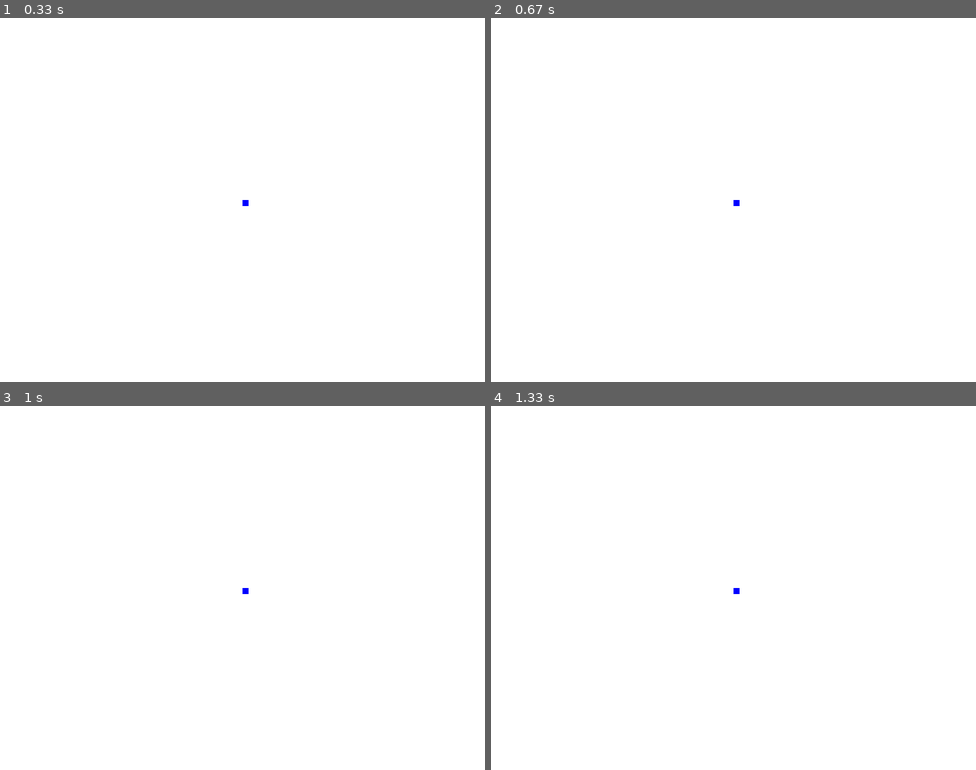
Above: before the commit, frames 1-4 (two rows, left to right).
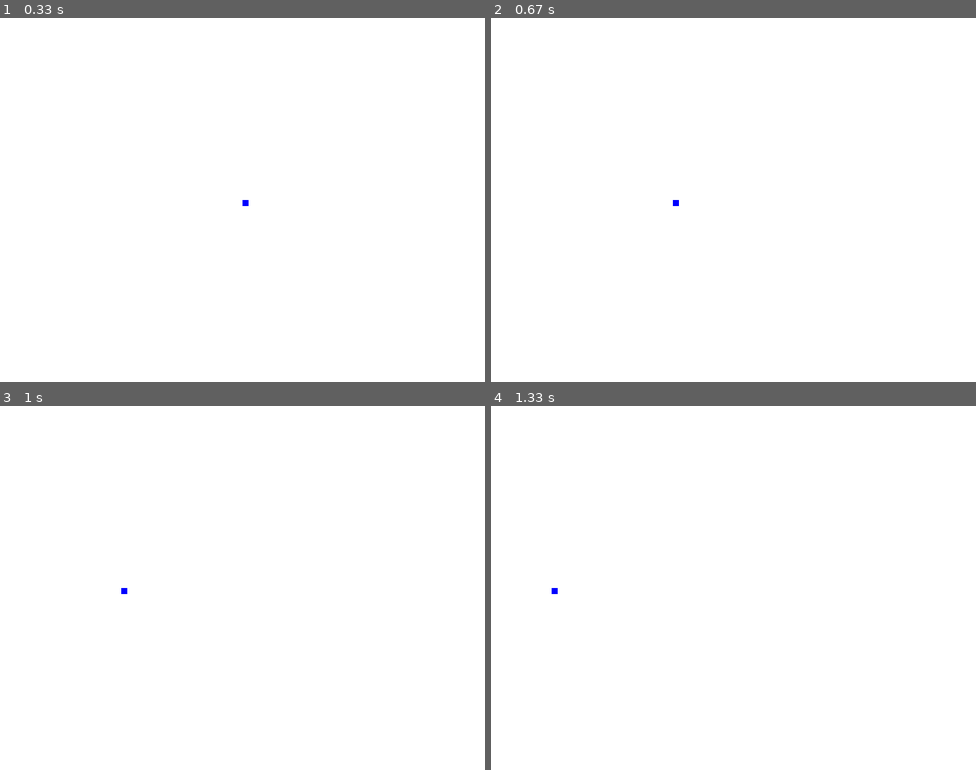
Above: after the commit, the same moments.

Repository: pgubka/python-class
Game: pygame game, started from snake2/snake_phase2.py
Same seed, same stepped clock (60 frames per second), same inputs: the game is played once before the commit and once after it.
Inputs:
- Up to frame 1 (0.33 s): no input
- Up to frame 2 (0.67 s): hold Left from 0.33 s (still down)
- Up to frame 3 (1 s): release Left at 0.87 s; hold Left from 0.9 s (still down)
- Up to frame 4 (1.33 s): release Left at 1.3 s

Frame 1 is identical in both runs. In frame 2, less than 0.1% of the frame differs, in the area x 37-52%, y 50-52%; in frame 3, less than 0.1%; in frame 4, less than 0.1%.

Commit message:
Update snake_phase2.py

Diff:
--- a/snake2/snake_phase2.py
+++ b/snake2/snake_phase2.py
@@ -18,6 +18,7 @@
 game_over = False
 
 # snake
+snake_block=10
 x1 = width/2
 y1 = hight/2
 x1_change = 0
@@ -29,6 +30,10 @@
     for event in pygame.event.get():
         if event.type == pygame.QUIT:
             game_over = True
+        if event.type == pygame.KEYDOWN:
+            if event.key == pygame.K_LEFT:
+                x1_change = -snake_block
+                y1_change = 0
 
     x1 += x1_change
     y1 += y1_change
